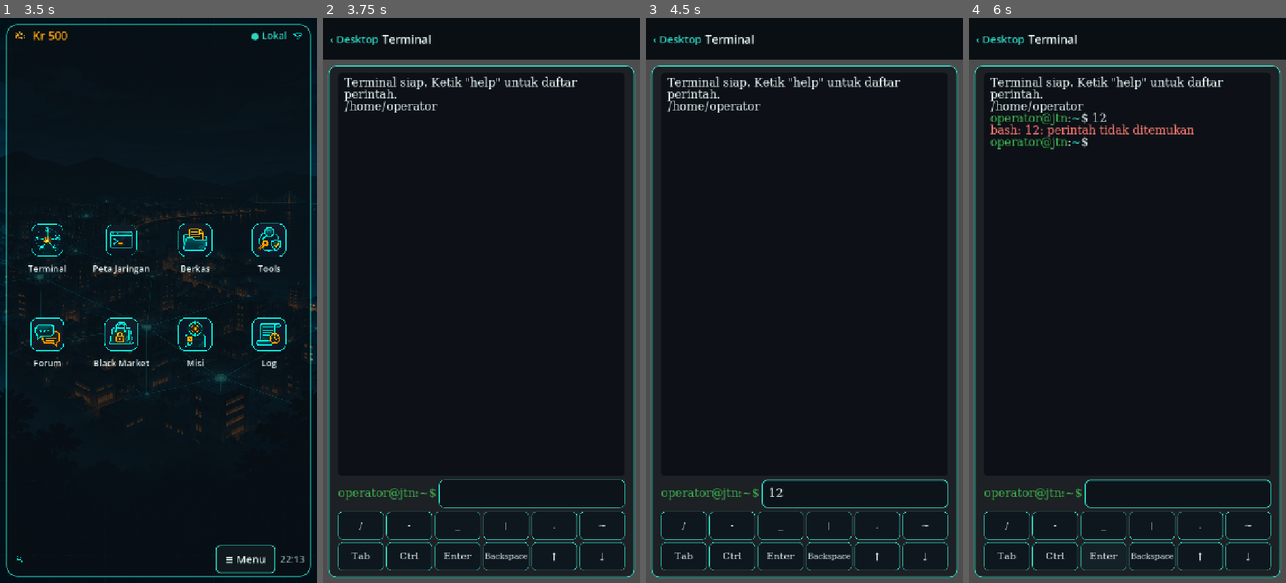
Above: before the commit, frames 1-4 (left to right).
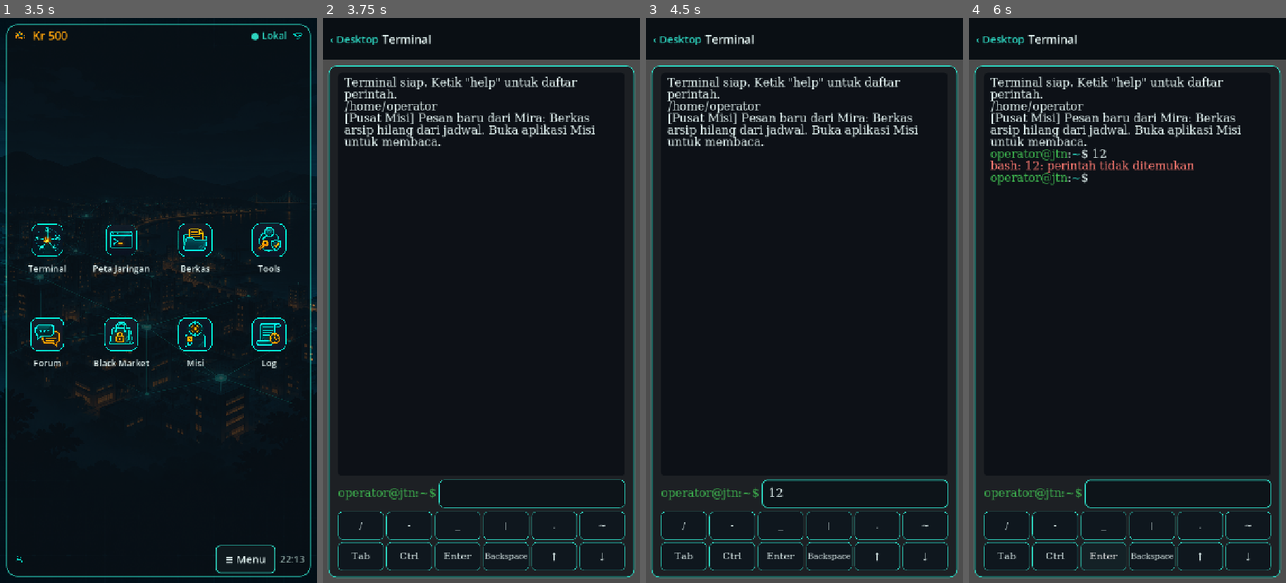
Above: after the commit, the same moments.

Repository: hadydaw/game-baru
Game: Godot game, scene res://scenes/main.tscn
Two runs of this game, one before a commit and one after it. Both use one fixed random seed, a clock stepped at 60 frames per second and the inputs below.
Inputs (mouse positions are in pixels of both pictures, inside the frame that each line leads up to):
- Up to frame 1 (3.5 s): tap Enter at 0.5 s; move the mouse to (228, 272) at 0.52 s; click (228, 272) at 0.67 s; tap Space at 1.25 s; move the mouse to (95, 328) at 1.27 s; click (95, 328) at 1.42 s; move the mouse to (190, 176) at 2.02 s; click (190, 176) at 2.17 s; click "> Sesi Baru" at 2.75 s
- Up to frame 2 (3.75 s): click (370, 249) at 3.52 s
- Up to frame 3 (4.5 s): click (855, 492) at 4.27 s; type "12" at 4.35 s
- Up to frame 4 (6 s): click "Enter" at 5 s; click "Enter" at 5.75 s

Frame 1 is identical in both runs. In frame 2, 1.5% of the frame differs, in the area x 6-86%, y 16-23%; in frame 3, 1.5%; in frame 4, 3.0%, in the area x 6-86%, y 16-30%.

Commit message:
Tahap 4A: Pusat Misi dasar dengan Misi 1 (Pesan dari Arsip)
- Data misi di data/misi/misi.json; hanya misi_1 yang masuk 4A
- Status misi: belum diterima (tidak ada di sesi), aktif, selesai
- Pesan misi masuk saat syarat terpenuhi; Terminal menampilkan notifikasi sekali
- Tujuan dicek dari flag hasil tindakan nyata: ssh:<host> saat login berhasil,
  baca:<host>:<nama> saat berkas dibaca (host lokal = jtn)
- Petunjuk hanya tampil setelah ditemukan lewat eksplorasi
- Hadiah misi_1 lewat Hadiah.selesaikan_misi: sekali per misi
- Status misi dan pesan disimpan di sesi; simpanan lama mendapat status sesuai flag
- Aplikasi Misi membuka Pusat Misi (menggantikan placeholder)
- Tes: test_misi (11 tes), smoke_misi (720x1280, 1080x1920)

Co-Authored-By: Claude Haiku 5.5 <noreply@anthropic.com>
Claude-Session: https://claude.ai/code/session_011EntzauCRjaaLbaamXun78

Diff:
--- /dev/null
+++ b/core/misi/misi.gd
@@ -0,0 +1,79 @@
+class_name Misi
+extends RefCounted
+
+# Pusat Misi: data misi dibaca dari JSON. Status disimpan di sesi pemain:
+#   tidak ada di s.misi  = belum diterima
+#   "aktif"              = pesan sudah diterima, tujuan sedang dikerjakan
+#   "selesai"            = semua tujuan terpenuhi; hadiah diberikan sekali lewat Hadiah.
+# Semua pemeriksaan memakai flag di Jaringan.progres, sehingga hasil tindakan pemain yang sebenarnya.
+
+const DATA := "res://data/misi/misi.json"
+
+static func daftar(path: String = DATA) -> Array:
+	var parser := JSON.new()
+	if parser.parse(FileAccess.get_file_as_string(path)) != OK or typeof(parser.data) != TYPE_ARRAY:
+		return []
+	var hasil: Array = parser.data
+	hasil.sort_custom(func(a, b): return int(a["urutan"]) < int(b["urutan"]))
+	return hasil
+
+static func temukan(id: String) -> Dictionary:
+	for m in daftar():
+		if String(m["id"]) == id:
+			return m
+	return {}
+
+# Memperbarui status semua misi berdasarkan flag saat ini. Idempoten: pesan dan hadiah hanya sekali.
+static func perbarui(s: ShellSession) -> void:
+	var berubah := true
+	while berubah:
+		berubah = false
+		for m in daftar():
+			var id := String(m["id"])
+			var dari := String(m["pengirim"])
+			if not s.misi.has(id):
+				if _semua_ada(s, m.get("syarat_terima", [])):
+					s.misi[id] = "aktif"
+					_kirim(s, id, dari, m["pesan_masuk"])
+					berubah = true
+			elif String(s.misi[id]) == "aktif" and _tujuan_selesai(s, m):
+				s.misi[id] = "selesai"
+				_kirim(s, id, dari, m["pesan_selesai"])
+				Hadiah.selesaikan_misi(s, id)
+				berubah = true
+
+# Daftar tujuan beserta status masing-masing, untuk tampilan.
+static func status_tujuan(s: ShellSession, m: Dictionary) -> Array:
+	var hasil: Array = []
+	for t in m.get("tujuan", []):
+		hasil.append({"teks": String(t["teks"]), "selesai": s.jaringan.progres.has(String(t["flag"]))})
+	return hasil
+
+# Hanya petunjuk yang sudah ditemukan pemain lewat eksplorasi yang ditampilkan.
+static func petunjuk_ditemukan(s: ShellSession, m: Dictionary) -> Array:
+	var hasil: Array = []
+	for p in m.get("petunjuk", []):
+		if s.jaringan.progres.has(String(p["flag"])):
+			hasil.append(String(p["teks"]))
+	return hasil
+
+static func _tujuan_selesai(s: ShellSession, m: Dictionary) -> bool:
+	for t in m.get("tujuan", []):
+		if not s.jaringan.progres.has(String(t["flag"])):
+			return false
+	return not m.get("tujuan", []).is_empty()
+
+static func _semua_ada(s: ShellSession, daftar_flag: Array) -> bool:
+	for f in daftar_flag:
+		if not s.jaringan.progres.has(String(f)):
+			return false
+	return true
+
+static func _kirim(s: ShellSession, id: String, dari: String, pesan: Dictionary) -> void:
+	s.pesan_misi.append({
+		"misi": id,
+		"dari": dari,
+		"subjek": String(pesan.get("subjek", "")),
+		"isi": String(pesan.get("isi", "")),
+		"dilaporkan": false,
+	})
--- a/core/net/perintah_jaringan.gd
+++ b/core/net/perintah_jaringan.gd
@@ -123,6 +123,8 @@
     jauh.cwd = jauh.home
     jauh.fs.akar = j.fs_node[id]
     s.ssh_aktif = jauh
+    # Tanda bahwa login ke node ini berhasil; dipakai tujuan misi.
+    s.jaringan.buka("ssh:" + id)
     return [s.baris("info", "Terhubung ke %s (%s)." % [id, String(j.data[id].get("ip", ""))])]
 
 # Kunci SSH adalah berkas di filesystem lokal yang isinya memuat token node.
--- a/core/shell/sesi_utama.gd
+++ b/core/shell/sesi_utama.gd
@@ -22,6 +22,7 @@
             sesi = ShellSession.dari_dict(muat["data"])
         _:
             sesi = ShellSession.new(Vfs.new(_fs_awal()), null, ShellSession.nama_pengguna_aktif())
+    Misi.perbarui(sesi)
     Penyimpanan.simpan_sesi(sesi)
     return sesi
 
--- a/core/shell/shell_commands.gd
+++ b/core/shell/shell_commands.gd
@@ -154,6 +154,8 @@
             if not isi_teks.is_empty():
                 for baris_teks in isi_teks.split("\n"):
                     hasil.append(s.baris("info", baris_teks))
+            # Membaca berkas dicatat sebagai "baca:<host>:<nama>" (host lokal = jtn). Dipakai tujuan misi.
+            s.jaringan.buka("baca:%s:%s" % [s.host, s.fs.nama_terakhir(abs)])
             # Berkas penemuan menandai flag saat dibaca, lalu unlock dievaluasi ulang.
             if node.has("penemuan"):
                 s.jaringan.buka("temu:" + String(node["penemuan"]))
--- a/core/shell/shell_session.gd
+++ b/core/shell/shell_session.gd
@@ -25,6 +25,8 @@
 var hadiah_diambil: Array = []  # flag misi yang hadiahnya sudah diberikan
 var reputation: Reputation
 var ssh_aktif: ShellSession = null
+var misi: Dictionary = {}       # id misi -> "aktif" | "selesai" (tidak ada = belum diterima)
+var pesan_misi: Array = []      # pesan masuk dari pengirim misi, urutan kedatangan
 
 func _init(p_fs: Vfs, p_jaringan: Jaringan = null, p_pengguna: String = USER) -> void:
     fs = p_fs
@@ -40,7 +42,7 @@
 
 # Seluruh keadaan sesi lokal yang perlu disimpan: filesystem, direktori aktif, riwayat, dan jaringan.
 func to_dict() -> Dictionary:
-    return {"pengguna": user, "fs": fs.akar, "cwd": c …(219 unchanged characters)…
+    return {"misi": misi.duplicate(), "pesan_misi": pesan_misi.duplicate(true), "pengguna": user, "fs": fs.akar, "cwd": c …(219 unchanged characters)…
 
 static func dari_dict(d: Dictionary) -> ShellSession:
     var j := Jaringan.muat()
@@ -65,6 +67,11 @@
     if typeof(d.get("pasar")) == TYPE_DICTIONARY:
         s.market.terapkan(d["pasar"])
     s.hadiah_diambil = Array(d.get("hadiah", []))
+    if typeof(d.get("misi")) == TYPE_DICTIONARY:
+        s.misi = Dictionary(d["misi"]).duplicate()
+    s.pesan_misi = Array(d.get("pesan_misi", [])).duplicate(true)
+    # Simpanan lama belum punya status misi; Misi.perbarui memberi status sesuai flag yang sudah ada.
+    Misi.perbarui(s)
     return s
 
 # Nama pengguna aktif dari Login. Bila belum pernah diisi, memakai akun bawaan.
@@ -99,7 +106,27 @@
         tampil = "~" + cwd.substr(home.length())
     return "%s@%s:%s$" % [user, host, tampil]
 
+# Menjalankan perintah lalu memperbarui misi bila ada flag baru. Keluaran perintah tidak diubah;
+# pesan misi baru ditampilkan Terminal lewat notifikasi_misi(). Remote (SSH) tidak memperbarui misi.
 func jalankan(masukan: String) -> Array:
+    var sebelum := jaringan.progres.size()
+    var keluaran := _jalankan_dasar(masukan)
+    if host != LOKAL:
+        return keluaran
+    if jaringan.progres.size() != sebelum:
+        Misi.perbarui(self)
+    return keluaran
+
+# Pesan misi yang belum pernah ditampilkan di Terminal. Setiap pesan hanya dilaporkan sekali.
+func notifikasi_misi() -> Array:
+    var hasil: Array = []
+    for p in pesan_misi:
+        if not bool(p["dilaporkan"]):
+            p["dilaporkan"] = true
+            hasil.append(baris("info", "[Pusat Misi] Pesan baru dari %s: %s. Buka aplikasi Misi untuk membaca." % [p["dari"], p["subjek"]]))
+    return hasil
+
+func _jalankan_dasar(masukan: String) -> Array:
     if ssh_aktif != null:
         var t := masukan.strip_edges()
         if t == "exit":
--- a/data/economy/hadiah.json
+++ b/data/economy/hadiah.json
@@ -1,9 +1,22 @@
 {
   "misi_relay": {
     "kredit": 300,
-    "reputasi": {"kolektif_senja": 10},
+    "reputasi": {
+      "kolektif_senja": 10
+    },
     "pulihkan_pasar": true,
-    "kontak": ["makelar"],
-    "tool": {"id": "network_scanner", "tingkat": 2}
+    "kontak": [
+      "makelar"
+    ],
+    "tool": {
+      "id": "network_scanner",
+      "tingkat": 2
+    }
+  },
+  "misi_1": {
+    "kredit": 150,
+    "reputasi": {
+      "kolektif_senja": 5
+    }
   }
 }
--- /dev/null
+++ b/data/misi/misi.json
@@ -0,0 +1,27 @@
+[
+  {
+    "id": "misi_1",
+    "urutan": 1,
+    "judul": "Pesan dari Arsip",
+    "pengirim": "Mira",
+    "syarat_terima": [],
+    "pesan_masuk": {
+      "subjek": "Berkas arsip hilang dari jadwal",
+      "isi": "Halo, aku butuh satu orang yang bisa melihat jejak arsip. Mulai dari server arsip (10.7.0.8). Kunci aksesnya sudah ada di dokumenmu. Jangan lewat jalur umum. — Mira"
+    },
+    "latar": "Arsip Kota Lama memindahkan datanya tanpa catatan resmi. Mira, kontak lama pemain, ingin tahu ke mana berkas itu pergi.",
+    "target": "arsip (10.7.0.8)",
+    "petunjuk": [
+      {"teks": "Kunci akses ke server arsip tersimpan di dokumenmu.", "flag": "baca:jtn:kunci_arsip.txt"},
+      {"teks": "Catatan di server arsip menyebut berkas yang dipindahkan.", "flag": "baca:arsip:catatan.txt"}
+    ],
+    "tujuan": [
+      {"teks": "Masuk ke server arsip lewat SSH", "flag": "ssh:arsip"},
+      {"teks": "Baca catatan.txt di server arsip", "flag": "baca:arsip:catatan.txt"}
+    ],
+    "pesan_selesai": {
+      "subjek": "Terima kasih",
+      "isi": "Catatan itu cocok dengan yang kucari. Berkas arsip memang dipindahkan ke server kota. Aku akan kabari jalur berikutnya. — Mira"
+    }
+  }
+]
--- /dev/null
+++ b/tests/smoke_misi.gd
@@ -0,0 +1,55 @@
+extends SceneTree
+
+# Smoke test Pusat Misi: layout tetap di dalam lebar HP portrait, aplikasi Misi di Desktop
+# membuka Pusat Misi (bukan placeholder), dan misi aktif tampil dengan tujuannya.
+
+var _gagal := 0
+
+func _cek(kondisi: bool, pesan: String) -> void:
+	if kondisi:
+		print("LULUS: ", pesan)
+	else:
+		print("GAGAL: ", pesan)
+		_gagal += 1
+
+func _initialize() -> void:
+	await process_frame
+	Penyimpanan.berkas_aktif = "user://uji_smoke_misi.json"
+	var kunci := {"tipe": "file", "pemilik": "operator", "grup": "operator", "izin": "rw-r-----", "isi": "arsip:TK-7731", "ukuran": 13}
+	var rumah := {"tipe": "dir", "pemilik": "operator", "grup": "operator", "izin": "rwxr-x---", "isi": {"kunci_arsip.txt": kunci}}
+	var fs := {"tipe": "dir", "pemilik": "root", "grup": "root", "izin": "rwxr-xr-x", "isi": {"home": {"tipe": "dir", "pemilik": "root", "grup": "root", "izin": "rwxr-xr-x", "isi": {"operator": rumah}}}}
+	SesiUtama.sesi = ShellSession.new(Vfs.new(fs), Jaringan.muat(), "operator")
+	Misi.perbarui(SesiUtama.sesi)
+
+	var kiri := MainController.new()
+	_cek(kiri._buat_konten("misi") is PusatMisi, "aplikasi Misi di Desktop membuka Pusat Misi")
+	kiri.free()
+
+	for ukuran in [Vector2(720, 1280), Vector2(1080, 1920)]:
+		var tag := "%dx%d" % [ukuran.x, ukuran.y]
+		var wadah := Control.new()
+		wadah.size = ukuran
+		root.add_child(wadah)
+		var layar := PusatMisi.new()
+		layar.size = ukuran
+		wadah.add_child(layar)
+		await process_frame
+		await process_frame
+		var keluar := 0
+		var ada_judul := false
+		var ada_tujuan := false
+		for l in layar.find_children("*", "Label", true, false):
+			var r := (l as Label).get_global_rect()
+			if r.position.x < -0.5 or r.end.x > ukuran.x + 0.5:
+				keluar += 1
+			if (l as Label).text.contains("Pesan dari Arsip"):
+				ada_judul = true
+			if (l as Label).text == "Tujuan:":
+				ada_tujuan = true
+		_cek(keluar == 0, "semua teks Pusat Misi di dalam lebar %s" % tag)
+		_cek(ada_judul, "misi aktif tampil dengan judulnya %s" % tag)
+		_cek(ada_tujuan, "tujuan misi tampil %s" % tag)
+		wadah.free()
+
+	print("HASIL MISI: gagal=%d" % _gagal)
+	quit(1 if _gagal > 0 else 0)
--- /dev/null
+++ b/tests/test_misi.gd
@@ -0,0 +1,111 @@
+extends GutTest
+
+# Pusat Misi 4A: status misi, pemeriksaan tujuan dari tindakan nyata, hadiah sekali, dan persistensi.
+
+const BERKAS := "user://uji_misi.json"
+
+func _fs_awal() -> Dictionary:
+	var kunci := {"tipe": "file", "pemilik": "operator", "grup": "operator", "izin": "rw-r-----", "isi": "arsip:TK-7731", "ukuran": 13}
+	var dokumen := {"tipe": "dir", "pemilik": "operator", "grup": "operator", "izin": "rwxr-x---", "isi": {"kunci_arsip.txt": kunci}}
+	var rumah := {"tipe": "dir", "pemilik": "operator", "grup": "operator", "izin": "rwxr-x---", "isi": {"dokumen": dokumen}}
+	return {"tipe": "dir", "pemilik": "root", "grup": "root", "izin": "rwxr-xr-x", "isi": {"home": {"tipe": "dir", "pemilik": "root", "grup": "root", "izin": "rwxr-xr-x", "isi": {"operator": rumah}}}}
+
+func _baru() -> ShellSession:
+	var s := ShellSession.new(Vfs.new(_fs_awal()), Jaringan.muat(), "operator")
+	Misi.perbarui(s)
+	return s
+
+func before_each() -> void:
+	Penyimpanan.berkas_aktif = BERKAS
+	Pengaturan.berkas_aktif = "user://uji_misi_pengaturan.json"
+	if FileAccess.file_exists(BERKAS):
+		DirAccess.remove_absolute(ProjectSettings.globalize_path(BERKAS))
+
+func after_all() -> void:
+	Penyimpanan.berkas_aktif = Penyimpanan.BERKAS
+	Pengaturan.berkas_aktif = Pengaturan.BERKAS
+
+func test_data_misi_valid() -> void:
+	var daftar := Misi.daftar()
+	assert_eq(daftar.size(), 1, "baru misi 1 yang masuk Tahap 4A")
+	var m: Dictionary = daftar[0]
+	assert_eq(String(m["id"]), "misi_1")
+	assert_eq(String(m["pengirim"]), "Mira")
+	assert_eq(m["tujuan"].size(), 2)
+	assert_false(Hadiah.data().get("misi_1", {}).is_empty(), "hadiah misi 1 terdaftar")
+
+func test_misi_1_diterima_saat_sesi_dimulai() -> void:
+	var s := _baru()
+	assert_eq(String(s.misi.get("misi_1", "")), "aktif")
+	assert_eq(s.pesan_misi.size(), 1, "satu pesan masuk")
+	assert_eq(String(s.pesan_misi[0]["dari"]), "Mira")
+
+func test_notifikasi_hanya_sekali() -> void:
+	var s := _baru()
+	assert_eq(s.notifikasi_misi().size(), 1)
+	assert_eq(s.notifikasi_misi().size(), 0, "pesan yang sudah dilaporkan tidak diulang")
+
+func test_petunjuk_hanya_muncul_setelah_dibaca() -> void:
+	var s := _baru()
+	var m := Misi.temukan("misi_1")
+	assert_eq(Misi.petunjuk_ditemukan(s, m).size(), 0, "belum ada petunjuk")
+	s.jalankan("cat dokumen/kunci_arsip.txt")
+	assert_eq(Misi.petunjuk_ditemukan(s, m).size(), 1, "kunci ditemukan lewat eksplorasi")
+
+func test_ssh_gagal_tidak_menyelesaikan_tujuan() -> void:
+	var s := _baru()
+	s.jalankan("ssh operator@arsip")  # belum ping, jadi gagal
+	assert_false(s.jaringan.progres.has("ssh:arsip"), "login gagal tidak menandai tujuan")
+	assert_eq(String(s.misi["misi_1"]), "aktif")
+
+func test_misi_selesai_setelah_tindakan_nyata_dan_hadiah_sekali() -> void:
+	var s := _baru()
+	s.jalankan("ping -c 1 gerbang")
+	s.jalankan("ping -c 1 arsip")
+	s.jalankan("ssh operator@arsip")
+	assert_true(s.jaringan.progres.has("ssh:arsip"), "login berhasil menandai tujuan")
+	assert_eq(String(s.misi["misi_1"]), "aktif", "belum selesai: catatan belum dibaca")
+	s.jalankan("cat catatan.txt")
+	assert_eq(String(s.misi["misi_1"]), "selesai")
+	assert_eq(s.economy.saldo, 500 + 150, "hadiah kredit diberikan")
+	assert_eq(s.reputation.get_nilai("kolektif_senja"), 5, "hadiah reputasi diberikan")
+	Misi.perbarui(s)
+	Misi.perbarui(s)
+	assert_eq(s.economy.saldo, 650, "hadiah tidak berulang")
+	assert_eq(s.pesan_misi.size(), 2, "pesan selesai hanya sekali")
+
+func test_status_dan_hadiah_bertahan_setelah_muat_ulang() -> void:
+	var s := _baru()
+	s.jalankan("ping -c 1 gerbang")
+	s.jalankan("ping -c 1 arsip")
+	s.jalankan("ssh operator@arsip")
+	s.jalankan("cat catatan.txt")
+	assert_true(Penyimpanan.simpan_sesi(s, BERKAS))
+	var pulih := ShellSession.dari_dict(Penyimpanan.muat(BERKAS)["data"])
+	assert_eq(String(pulih.misi["misi_1"]), "selesai")
+	assert_eq(pulih.pesan_misi.size(), 2)
+	assert_eq(pulih.economy.saldo, 650, "saldo tidak berubah saat dimuat")
+
+func test_simpanan_lama_tanpa_status_misi_menerima_pesan() -> void:
+	var data := {"fs": _fs_awal(), "cwd": "/home/operator", "riwayat": []}
+	var s := ShellSession.dari_dict(data)
+	assert_eq(String(s.misi.get("misi_1", "")), "aktif")
+	assert_eq(s.pesan_misi.size(), 1)
+
+func test_simpanan_lama_dengan_tindakan_selesai_diberi_hadiah_sekali() -> void:
+	var data := {"fs": _fs_awal(), "cwd": "/home/operator", "riwayat": [],
+		"jaringan": {"progres": ["ssh:arsip", "baca:arsip:catatan.txt"]}}
+	var s := ShellSession.dari_dict(data)
+	assert_eq(String(s.misi["misi_1"]), "selesai", "tindakan lama langsung dihitung")
+	assert_eq(s.economy.saldo, 650)
+	Misi.perbarui(s)
+	assert_eq(s.economy.saldo, 650, "tidak berulang")
+
+# Layar Pusat Misi harus bisa dibangun dari sesi yang sudah berisi misi aktif.
+func test_pusat_misi_bisa_dibangun() -> void:
+	SesiUtama.sesi = _baru()
+	var layar := PusatMisi.new()
+	add_child(layar)
+	await get_tree().process_frame
+	assert_true(layar.find_children("*", "Label", true, false).size() > 0, "layar menampilkan label")
+	layar.free()
--- a/ui/main_controller.gd
+++ b/ui/main_controller.gd
@@ -176,6 +176,8 @@
             return NetworkMap.new()
         "pasar":
             return PasarScreen.new()
+        "misi":
+            return PusatMisi.new()
         _:
             return _konten_segera_hadir(DesktopView.nama_aplikasi(id))
 
--- /dev/null
+++ b/ui/pusat_misi.gd
@@ -0,0 +1,124 @@
+class_name PusatMisi
+extends Control
+
+# Aplikasi Misi: pesan masuk, misi aktif, dan misi selesai. Membaca sesi yang sama dengan Terminal.
+# Misi yang belum diterima tidak ditampilkan, supaya pemain menemukan misi lewat pesan.
+
+const WARNA_SELESAI := Color(0.55, 0.62, 0.6)
+
+var _sesi: ShellSession
+var _kolom: VBoxContainer
+
+func _ready() -> void:
+	set_anchors_and_offsets_preset(Control.PRESET_FULL_RECT)
+	_sesi = SesiUtama.ambil()
+	var latar := ColorRect.new()
+	latar.color = Color("0d1117")
+	latar.set_anchors_and_offsets_preset(Control.PRESET_FULL_RECT)
+	add_child(latar)
+	var gulir := ScrollContainer.new()
+	gulir.set_anchors_and_offsets_preset(Control.PRESET_FULL_RECT)
+	gulir.horizontal_scroll_mode = ScrollContainer.SCROLL_MODE_DISABLED
+	add_child(gulir)
+	var margin := MarginContainer.new()
+	margin.size_flags_horizontal = Control.SIZE_EXPAND_FILL
+	Tema.margin_seragam(margin, 20)
+	gulir.add_child(margin)
+	_kolom = VBoxContainer.new()
+	_kolom.size_flags_horizontal = Control.SIZE_EXPAND_FILL
+	_kolom.add_theme_constant_override("separation", 14)
+	margin.add_child(_kolom)
+	_segarkan()
+
+func _segarkan() -> void:
+	for anak in _kolom.get_children():
+		anak.queue_free()
+	_kolom.add_child(Tema.label("> Pusat Misi", Tema.TEAL, 34))
+	_kolom.add_child(_bagian("Pesan masuk"))
+	if _sesi.pesan_misi.is_empty():
+		_kolom.add_child(_teks("Belum ada pesan.", Tema.TEKS_REDUP))
+	var terbaru := _sesi.pesan_misi.duplicate()
+	terbaru.reverse()
+	for p in terbaru:
+		_kartu_pesan(p)  # kartu sudah masuk kolom
+	var aktif: Array = []
+	var selesai: Array = []
+	for m in Misi.daftar():
+		var st := String(_sesi.misi.get(String(m["id"]), ""))
+		if st == "aktif":
+			aktif.append(m)
+		elif st == "selesai":
+			selesai.append(m)
+	_kolom.add_child(_bagian("Misi aktif"))
+	if aktif.is_empty():
+		_kolom.add_child(_teks("Tidak ada misi aktif. Ikuti pesan yang masuk.", Tema.TEKS_REDUP))
+	for m in aktif:
+		_kartu_misi(m, false)  # kartu sudah masuk kolom
+	_kolom.add_child(_bagian("Misi selesai"))
+	if selesai.is_empty():
+		_kolom.add_child(_teks("Belum ada misi yang selesai.", Tema.TEKS_REDUP))
+	for m in selesai:
+		_kartu_misi(m, true)  # kartu sudah masuk kolom
+
+func _bagian(judul: String) -> Label:
+	var l := Tema.label("— " + judul, Tema.AMBER, 24)
+	l.autowrap_mode = TextServer.AUTOWRAP_WORD_SMART
+	return l
+
+func _teks(isi: String, warna: Color) -> Label:
+	var l := Tema.label(isi, warna, 22)
+	l.autowrap_mode = TextServer.AUTOWRAP_WORD_SMART
+	return l
+
+# Kartu berisi kolom vertikal. Kolom diambil dengan isi_kartu(kartu).
+func _kartu(warna_batas: Color) -> PanelContainer:
+	var kartu := PanelContainer.new()
+	kartu.add_theme_stylebox_override("panel", Tema.kotak(Tema.LATAR_PANEL, warna_batas, 2, 14))
+	kartu.size_flags_horizontal = Control.SIZE_EXPAND_FILL
+	_kolom.add_child(kartu)
+	var m := MarginContainer.new()
+	Tema.margin_seragam(m, 16)
+	kartu.add_child(m)
+	var isi := VBoxContainer.new()
+	isi.add_theme_constant_override("separation", 8)
+	isi.size_flags_horizontal = Control.SIZE_EXPAND_FILL
+	m.add_child(isi)
+	return kartu
+
+func isi_kartu(kartu: PanelContainer) -> VBoxContainer:
+	return kartu.get_child(0).get_child(0) as VBoxContainer
+
+func _kartu_pesan(p: Dictionary) -> PanelContainer:
+	var kartu := _kartu(Tema.TEKS_REDUP)
+	var isi := isi_kartu(kartu)
+	isi.add_child(Tema.label("%s  ·  %s" % [p["dari"], p["subjek"]], Tema.TEAL, 22))
+	isi.add_child(_teks(String(p["isi"]), Tema.TEKS))
+	return kartu
+
+func _kartu_misi(m: Dictionary, selesai: bool) -> PanelContainer:
+	var kartu := _kartu(Tema.TEAL if not selesai else Tema.TEKS_REDUP)
+	var isi := isi_kartu(kartu)
+	var judul := String(m["judul"])
+	isi.add_child(Tema.label(("[selesai] " if selesai else "") + judul, WARNA_SELESAI if selesai else Tema.TEAL, 28))
+	isi.add_child(_teks("Dari: %s" % m["pengirim"], Tema.TEKS_REDUP))
+	isi.add_child(_teks(String(m["latar"]), Tema.TEKS))
+	isi.add_child(_teks("Target: %s" % m["target"], Tema.TEKS))
+	var petunjuk := Misi.petunjuk_ditemukan(_sesi, m)
+	isi.add_child(_teks("Petunjuk ditemukan: %d dari %d" % [petunjuk.size(), m.get("petunjuk", []).size()], Tema.TEKS_REDUP))
+	for t in petunjuk:
+		isi.add_child(_teks("· " + String(t), Tema.TEKS))
+	isi.add_child(_teks("Tujuan:", Tema.TEKS))
+	for t in Misi.status_tujuan(_sesi, m):
+		var tanda := "[x] " if bool(t["selesai"]) else "[ ] "
+		isi.add_child(_teks(tanda + String(t["teks"]), Tema.TEAL if bool(t["selesai"]) else Tema.TEKS))
+	isi.add_child(_teks(_teks_hadiah(String(m["id"])), Tema.TEKS_REDUP))
+	return kartu
+
+func _teks_hadiah(id: String) -> String:
+	var h: Dictionary = Hadiah.data().get(id, {})
+	if h.is_empty():
+		return "Hadiah: -"
+	var bagian: Array = ["Kr %d" % int(h.get("kredit", 0))]
+	for g in h.get("reputasi", {}):
+		bagian.append("reputasi %s +%d" % [g, int(h["reputasi"][g])])
+	return "Hadiah: " + ", ".join(PackedStringArray(bagian))
--- a/ui/terminal_screen.gd
+++ b/ui/terminal_screen.gd
@@ -112,7 +112,7 @@
     _riwayat_idx = _sesi.riwayat.size()
     if _buffer_bersama.is_empty():
         _tampil([{"tipe": "info", "teks": "Terminal siap. Ketik \"help\" untuk daftar perintah."}])
-        _tampil(_sesi.jalankan("pwd"))
+        _tampil(_sesi.jalankan("pwd") + _sesi.notifikasi_misi())
     else:
         # Layar dibuka lagi: tampilkan kembali seluruh riwayat, tanpa banner dan tanpa pwd baru.
         _keluaran.append_text(_buffer_bersama)
@@ -363,6 +363,8 @@
 func _mulai(t: String) -> void:
     _tampil_perintah(t)
     var hasil := _sesi.jalankan(t)
+    # Pesan misi baru ditampilkan sekali, setelah keluaran perintah.
+    hasil.append_array(_sesi.notifikasi_misi())
     _riwayat_idx = _sesi.riwayat.size()
     _simpan()
     _langkah = Animasi.rencana(t, hasil)
Not shown, added: core/misi/misi.gd.uid
Not shown, added: tests/smoke_misi.gd.uid
Not shown, added: tests/test_misi.gd.uid
Not shown, added: ui/pusat_misi.gd.uid
